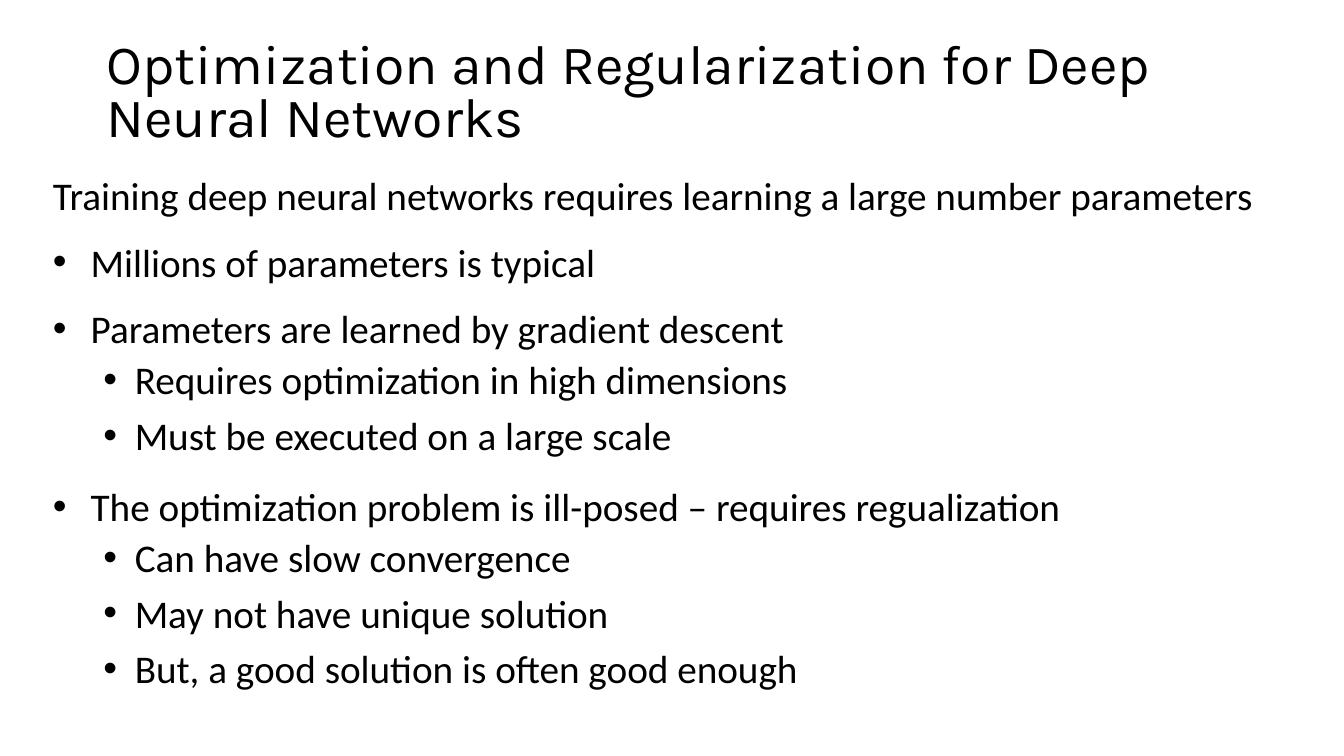
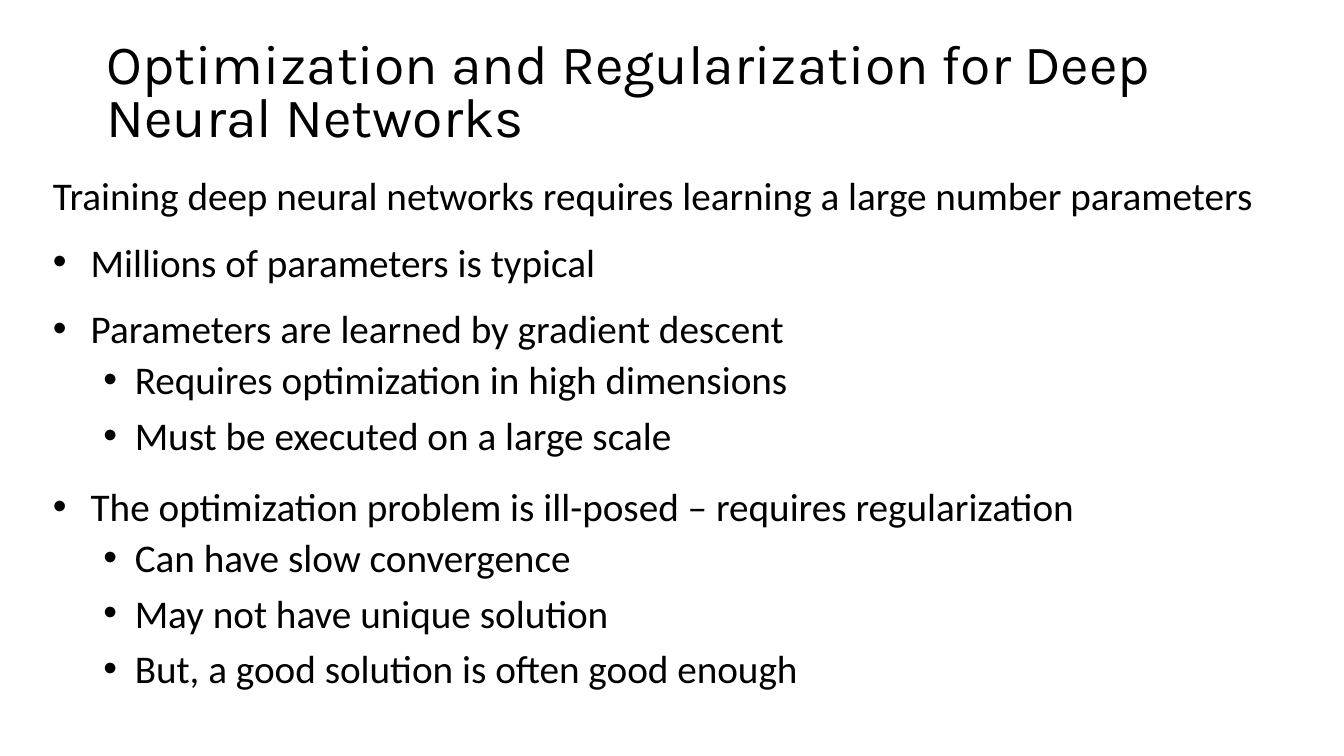
Before and after one commit to StephenElston/CSCI-E25, a slide deck: slide 5 of Slides/7_RegularizationAndOptimization.pptx. Drawn at 1344x756 pixels with LibreOffice and Linux fonts; fonts in the diff are those of the drawing. Boxes give left, top, right and bottom in pixels: in the first picture for what was removed or moved away, otherwise in the second. Text is boxed around its words. In the diff, an @@ line names an element or a change of style, - is before the commit and + after.

```diff
--- a/Slides/7_RegularizationAndOptimization.pptx
+++ b/Slides/7_RegularizationAndOptimization.pptx
@@ text at (91, 493, 1074, 528): text changed @@
-• The optimization problem is ill-posed – requires regualization
+• The optimization problem is ill-posed – requires regularization
```
Also in this commit, not shown: 11 other slides changed, 21 slides added.
